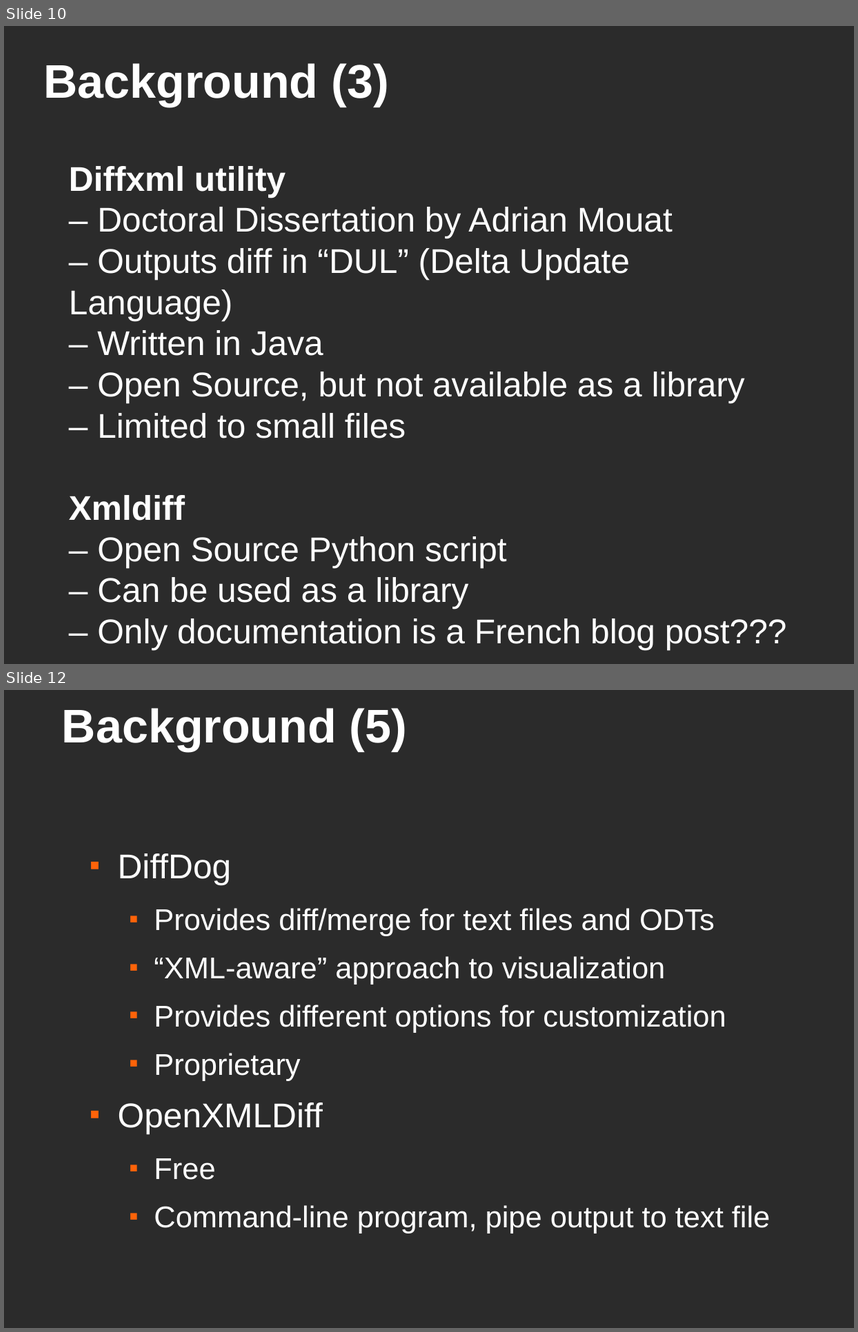
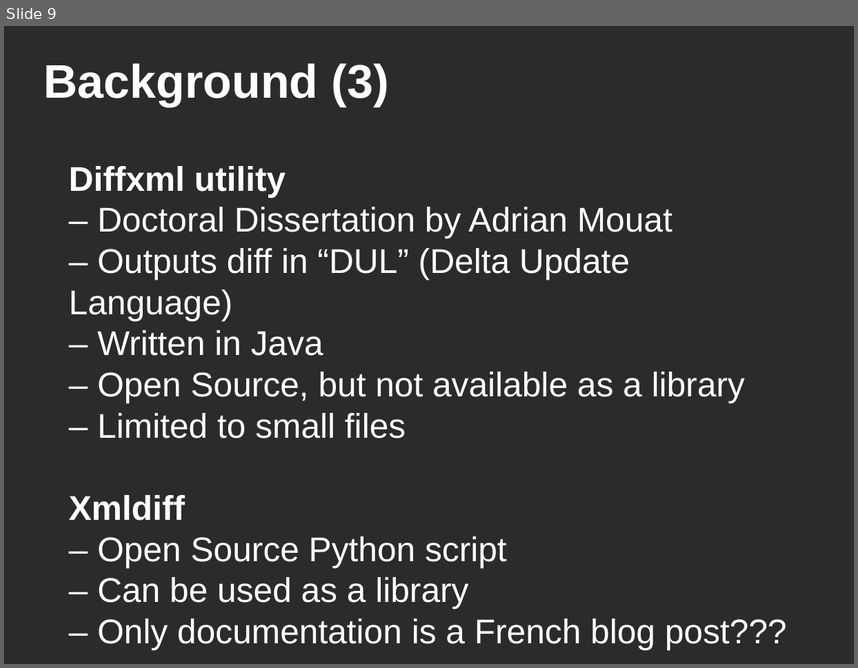
Before and after one commit to kratos12000/FastXMLDiff, a slide deck: Presentation/Slides.odp. Shown one above the other, each under a label of ours: slides 10 and 12 before the commit, slide 9 after it; the slides between them are not shown. The pictures are 858x1332 and 858x668 pixels, drawn with LibreOffice and Linux fonts; fonts in the diff are those of the drawing; background and template pictures are left out; a plain dark background stands for a picture behind light text. Boxes give left, top, right and bottom in pixels: in the first picture for what was removed or moved away, otherwise in the second. Text is boxed around its words. In the diff, an @@ line names an element or a change of style, - is before the commit and + after.

```diff
--- a/Presentation/Slides.odp
+++ b/Presentation/Slides.odp
@@ slide 12 removed at (x1=4, y1=690, x2=854, y2=1328), background picture (left out) @@
@@ title removed at (x1=62, y1=708, x2=407, y2=751) @@
-Background (5)
@@ text removed at (x1=118, y1=854, x2=771, y2=1234) @@
-■ DiffDog
-  ■ Provides diff/merge for text files and ODTs
-  ■ “XML-aware” approach to visualization
-  ■ Provides different options for customization
-  ■ Proprietary
-■ OpenXMLDiff
-  ■ Free
-  ■ Command-line program, pipe output to text file
@@ what was slide 10 is now slide 9 @@
```
Also in this commit, not shown: 6 slides changed, 1 other file.
